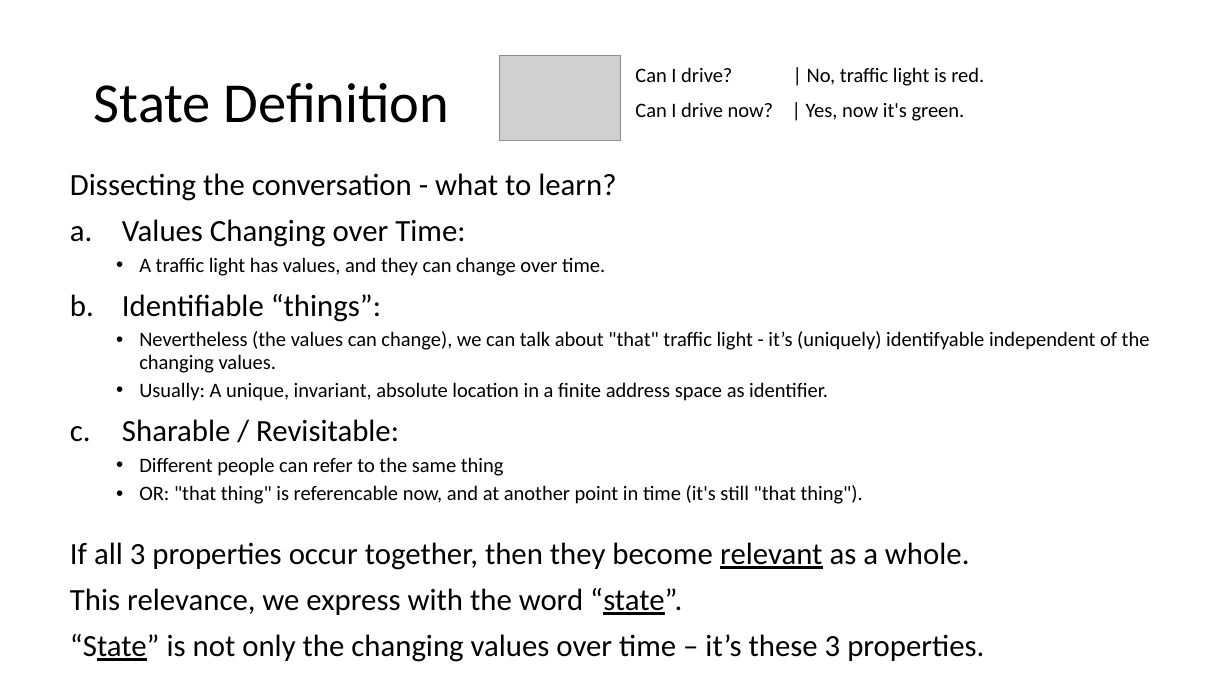
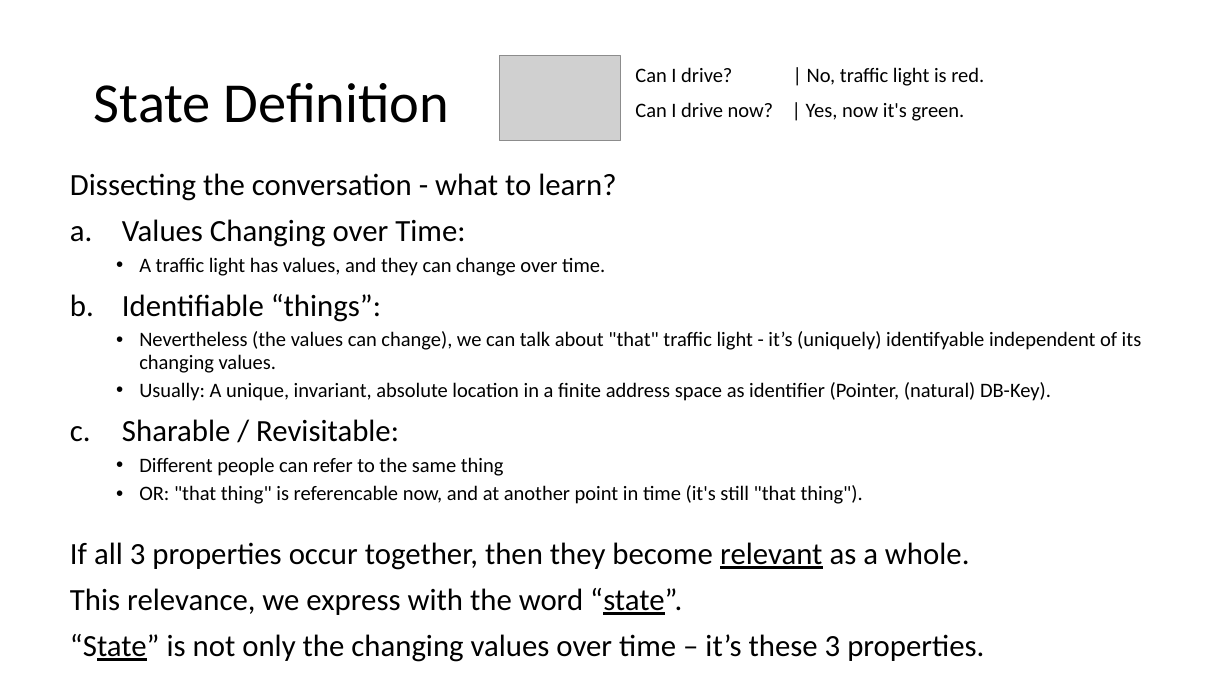
Before and after one commit to RonaldSchlenker/ReactIn200LoC, a slide deck: slide 7 of Vortrag/Presentation.pptx (slide 6 before the commit). Drawn at 1232x693 pixels with LibreOffice and Linux fonts; fonts in the diff are those of the drawing; grey boxes stand for pictures. Boxes give left, top, right and bottom in pixels: in the first picture for what was removed or moved away, otherwise in the second. Text is boxed around its words. In the diff, an @@ line names an element or a change of style, - is before the commit and + after.

```diff
--- a/Vortrag/Presentation.pptx
+++ b/Vortrag/Presentation.pptx
@@ text at (139,331,1142,401): text changed @@
-  • Nevertheless (the values can change), we can talk about "that" traffic light - it’s (uniquely) identifyable independent of the changing values.
-  • Usually: A unique, invariant, absolute location in a finite address space as identifier.
+  • Nevertheless (the values can change), we can talk about "that" traffic light - it’s (uniquely) identifyable independent of its changing values.
+  • Usually: A unique, invariant, absolute location in a finite address space as identifier (Pointer, (natural) DB-Key).
```
Also in this commit, not shown: 2 other slides changed, 4 slides added, 1 slide removed, 5 other files.
